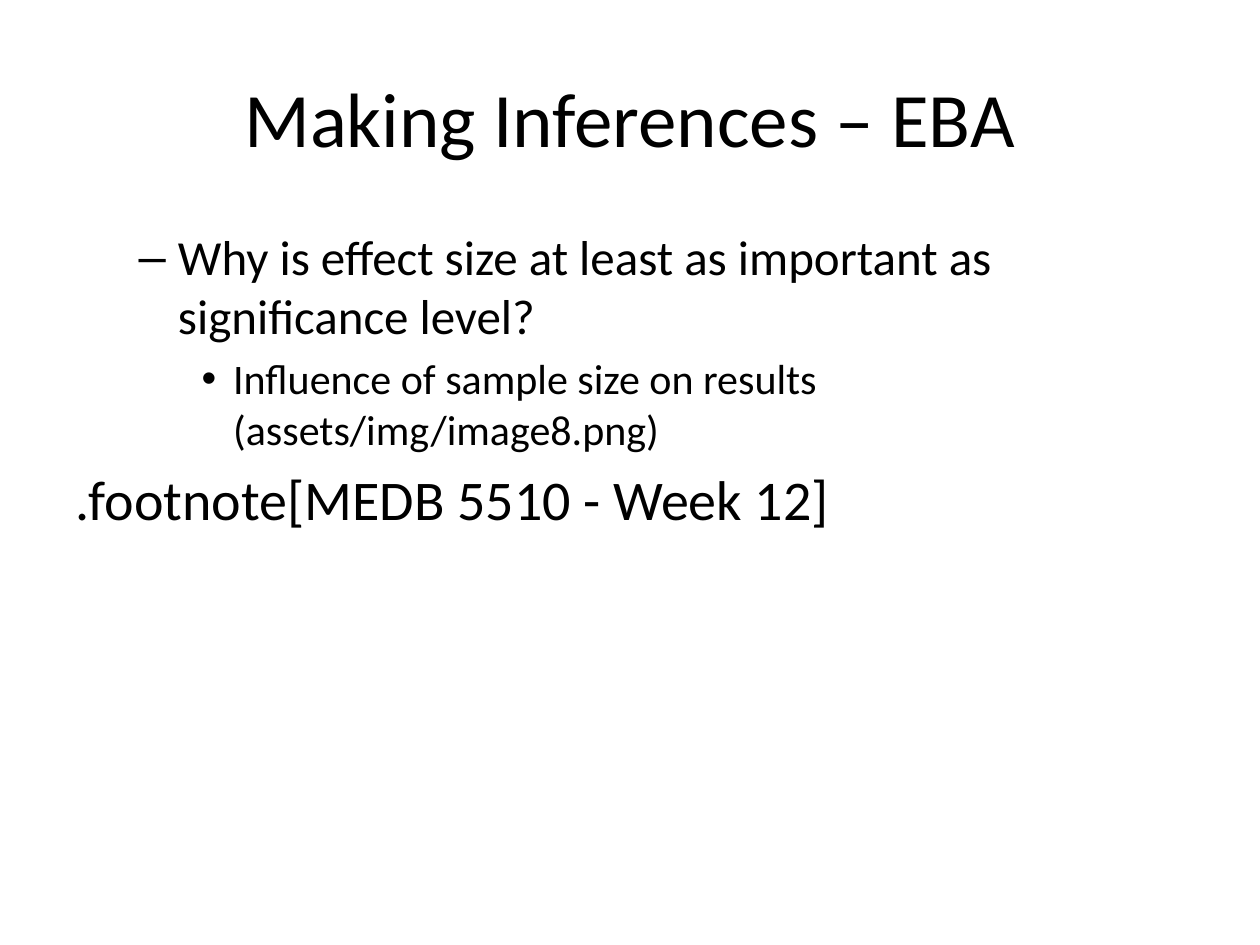
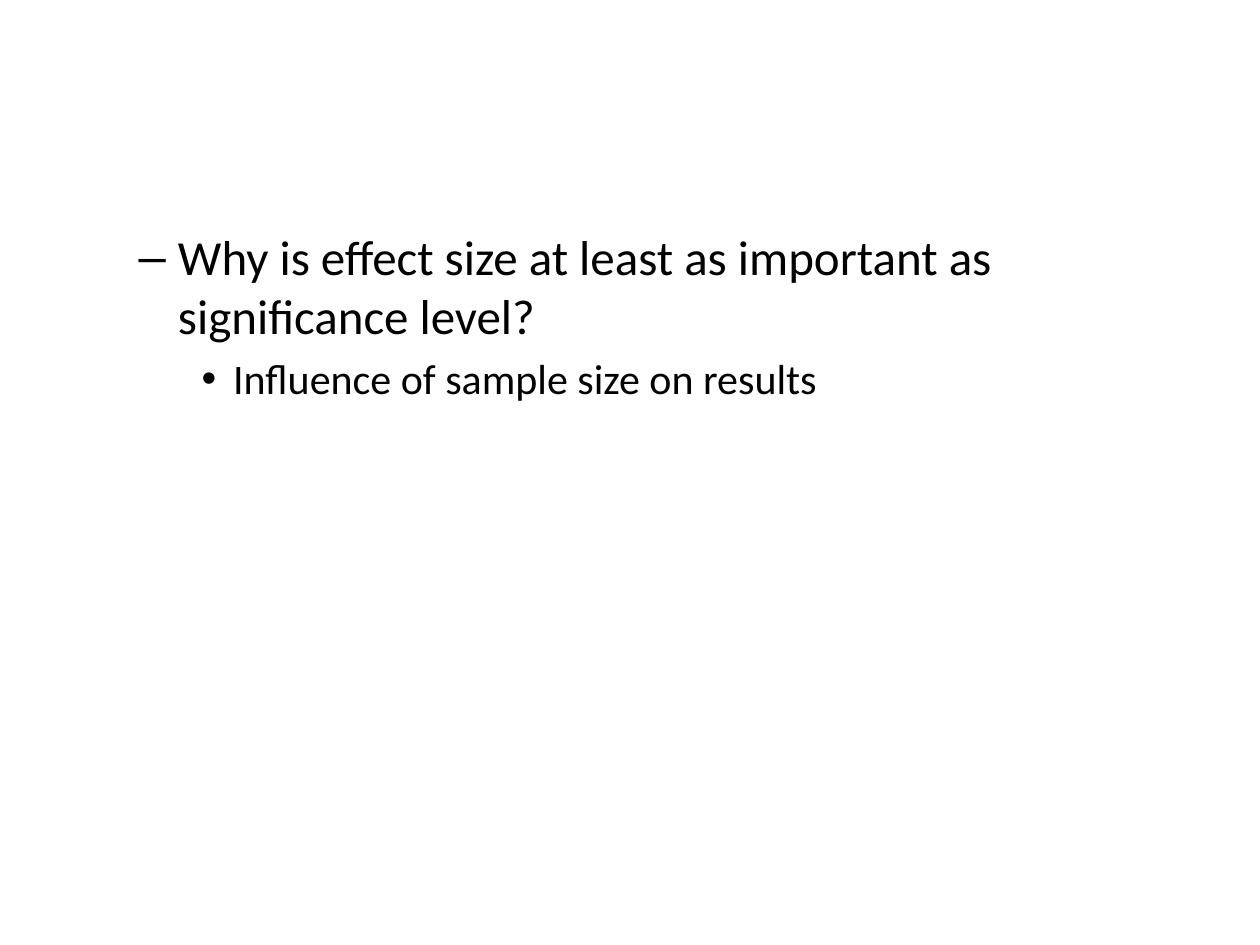
Before and after one commit to classes-medb/5510, a slide deck: slide 37 of src/video-12-data-analysis.pptx (slide 34 before the commit). Drawn at 1260x945 pixels with LibreOffice and Linux fonts; fonts in the diff are those of the drawing. Boxes give left, top, right and bottom in pixels: in the first picture for what was removed or moved away, otherwise in the second. Text is boxed around its words. In the diff, an @@ line names an element or a change of style, - is before the commit and + after.

Commit message:
Added images to videos 8-13

```diff
--- a/src/video-12-data-analysis.pptx
+++ b/src/video-12-data-analysis.pptx
@@ title removed at [244,93,1014,161] @@
-Making Inferences – EBA
@@ text at [233,364,817,401]: text changed @@
-    • Influence of sample size on results (assets/img/image8.png)
-.footnote[MEDB 5510 - Week 12]
+    • Influence of sample size on results
```
Also in this commit, not shown: 30 other slides changed, 12 slides added, 9 slides removed, 11 other files.
